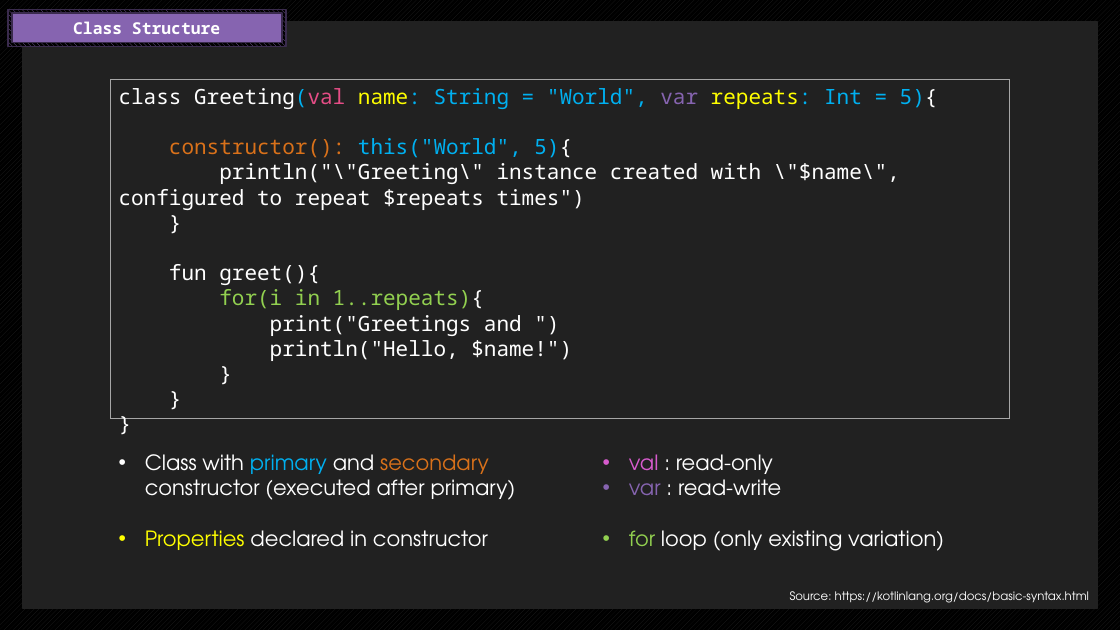
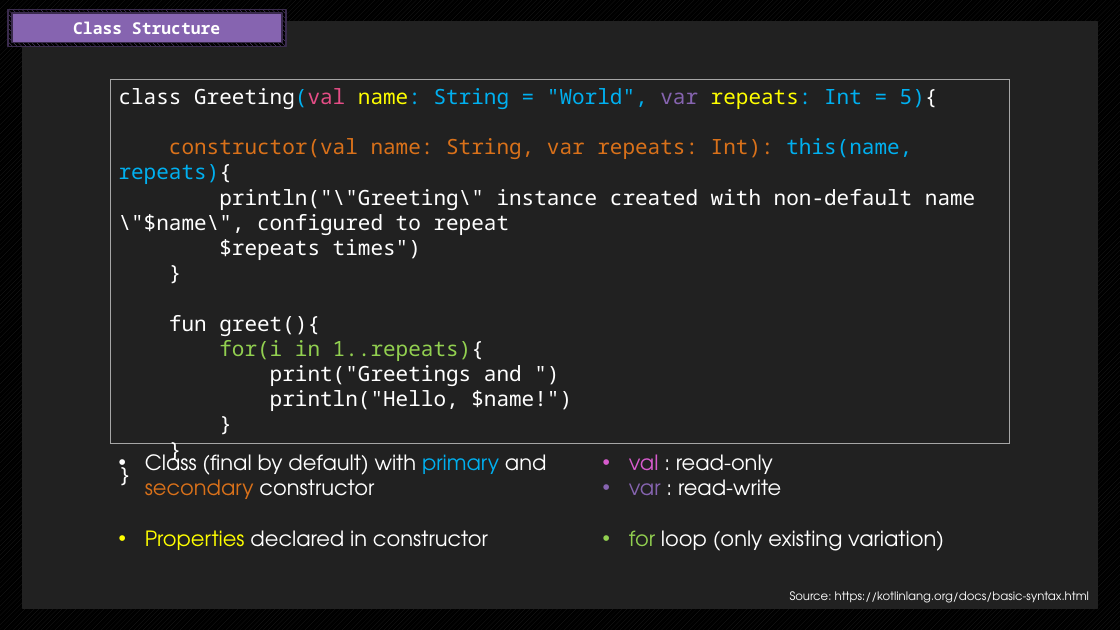
Before and after one commit to endorivium/informational-mastery, a slide deck: slide 7 of KP/Blitzlicht_Kotlin.pptx (slide 6 before the commit). Drawn at 1120x630 pixels with LibreOffice and Linux fonts; fonts in the diff are those of the drawing. Boxes give left, top, right and bottom in pixels: in the first picture for what was removed or moved away, otherwise in the second. Text is boxed around its words. In the diff, an @@ line names an element or a change of style, - is before the commit and + after.

```diff
--- a/KP/Blitzlicht_Kotlin.pptx
+++ b/KP/Blitzlicht_Kotlin.pptx
@@ rectangle "class Greeting(val name: String = ...": place and size @@
-rectangle "class Greeting(val name: String = ..." at <box>110,79,1010,418</box>
+rectangle "class Greeting(val name: String = ..." at <box>110,79,1010,444</box>
@@ text in rectangle at <box>119,88,975,411</box>: text changed @@
-class Greeting(val name: String = "World", var repeats: Int = 5){
-constructor(): this("World", 5){
-println("\"Greeting\" instance created with \"$name\", configured to repeat $repeats times")
-}
-fun greet(){
-for(i in 1..repeats){
-print("Greetings and ")
-println("Hello, $name!")
-}
-}
-}
+class Greeting(val name: String = "World", var repeats: Int = 5){
+constructor(val name: String, var repeats: Int): this(name, repeats){
+println("\"Greeting\" instance created with non-default name \"$name\", configured to repeat
+$repeats times")
+}
+fun greet(){
+for(i in 1..repeats){
+print("Greetings and ")
+println("Hello, $name!")
+}
+}
+}
@@ text at <box>145,448,547,499</box>: text changed @@
-• Class with primary and secondary constructor (executed after primary)
+• Class (final by default) with primary and secondary constructor
```
Also in this commit, not shown: 1 other slide changed, 2 slides added, 1 slide removed, 5 other files.
